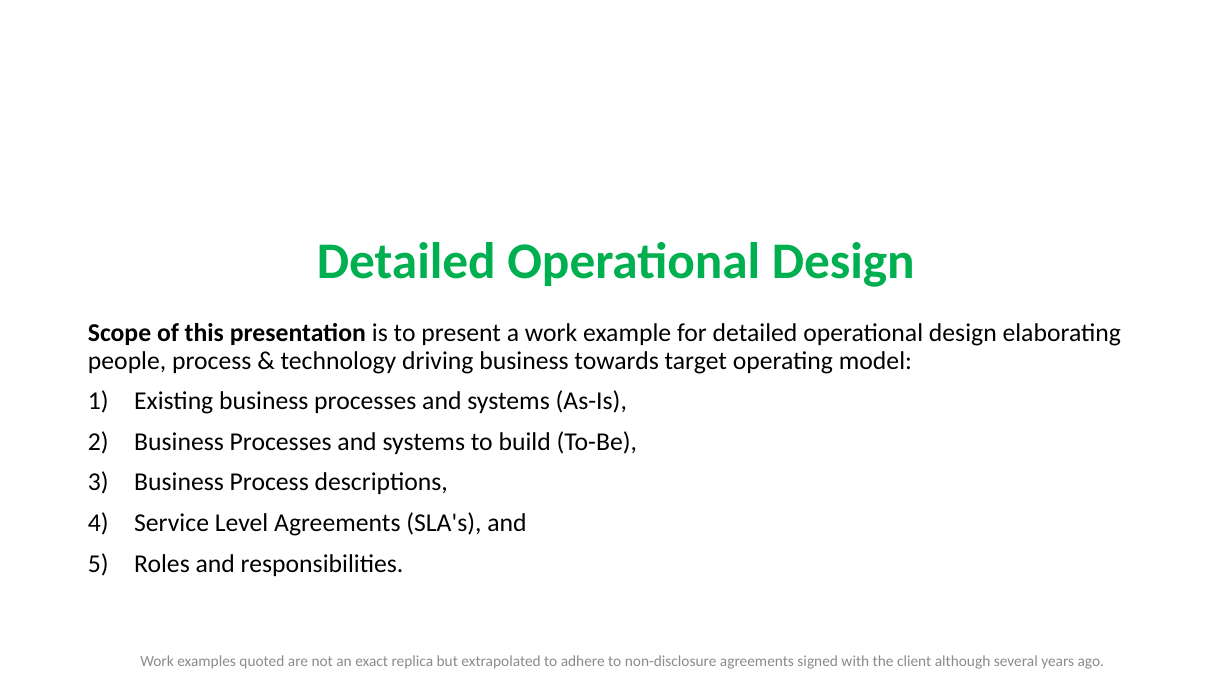
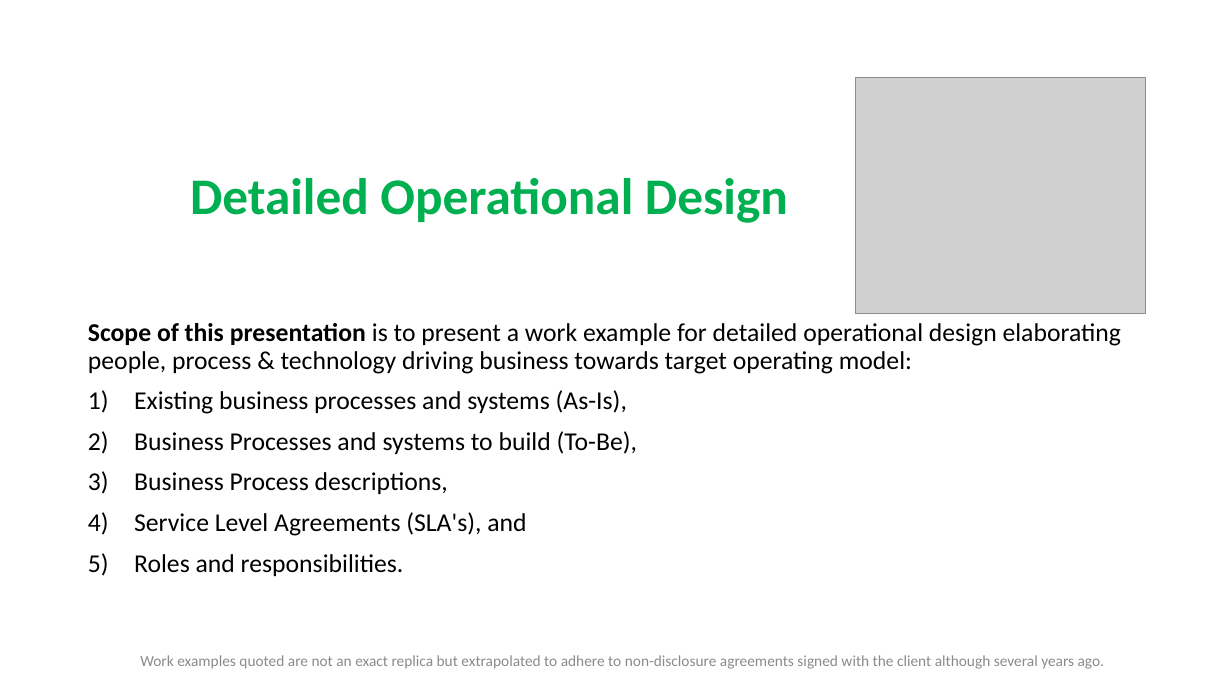
Before and after one commit to RaghavanKasthuri/Business-Analysis, a slide deck: slide 1 of Detailed Operational Design.pptx. Drawn at 1232x693 pixels with LibreOffice and Linux fonts; fonts in the diff are those of the drawing; grey boxes stand for pictures. Boxes give left, top, right and bottom in pixels: in the first picture for what was removed or moved away, otherwise in the second. Text is boxed around its words. In the diff, an @@ line names an element or a change of style, - is before the commit and + after.

Commit message:
Work example
Work example

```diff
--- a/Detailed Operational Design.pptx
+++ b/Detailed Operational Design.pptx
@@ picture added at [856,78,1146,313] @@
@@ title "Detailed Operational Design": place and size @@
-title "Detailed Operational Design" at [317,242,915,287]
+title "Detailed Operational Design" at [190,178,788,223]
@@ title "Detailed Operational Design" at [190,178,788,223]: line spacing 0.9 to 0.8 @@
```
